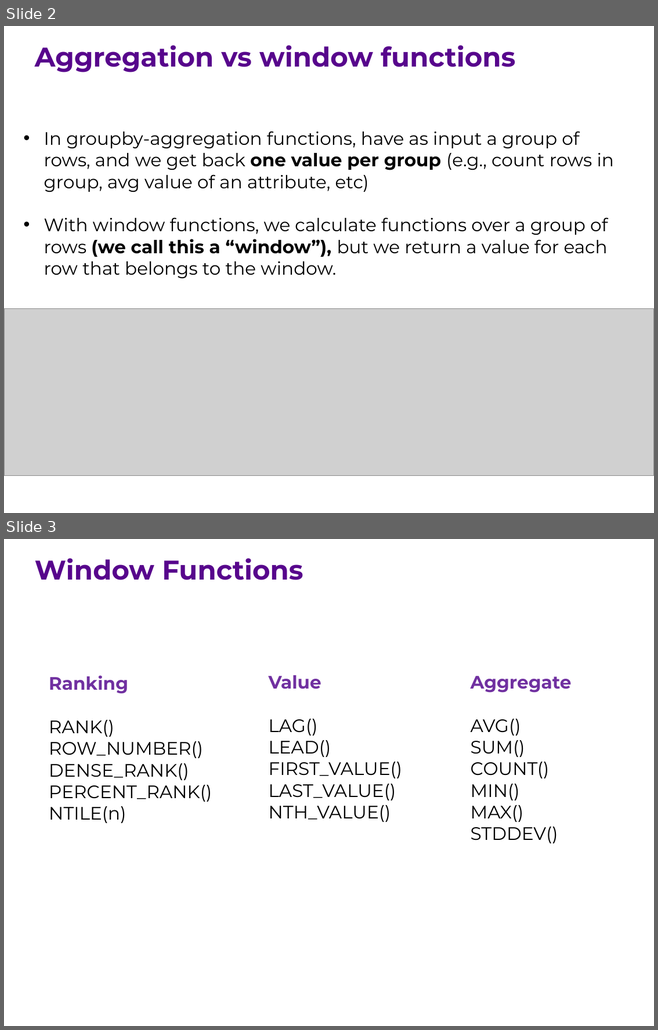
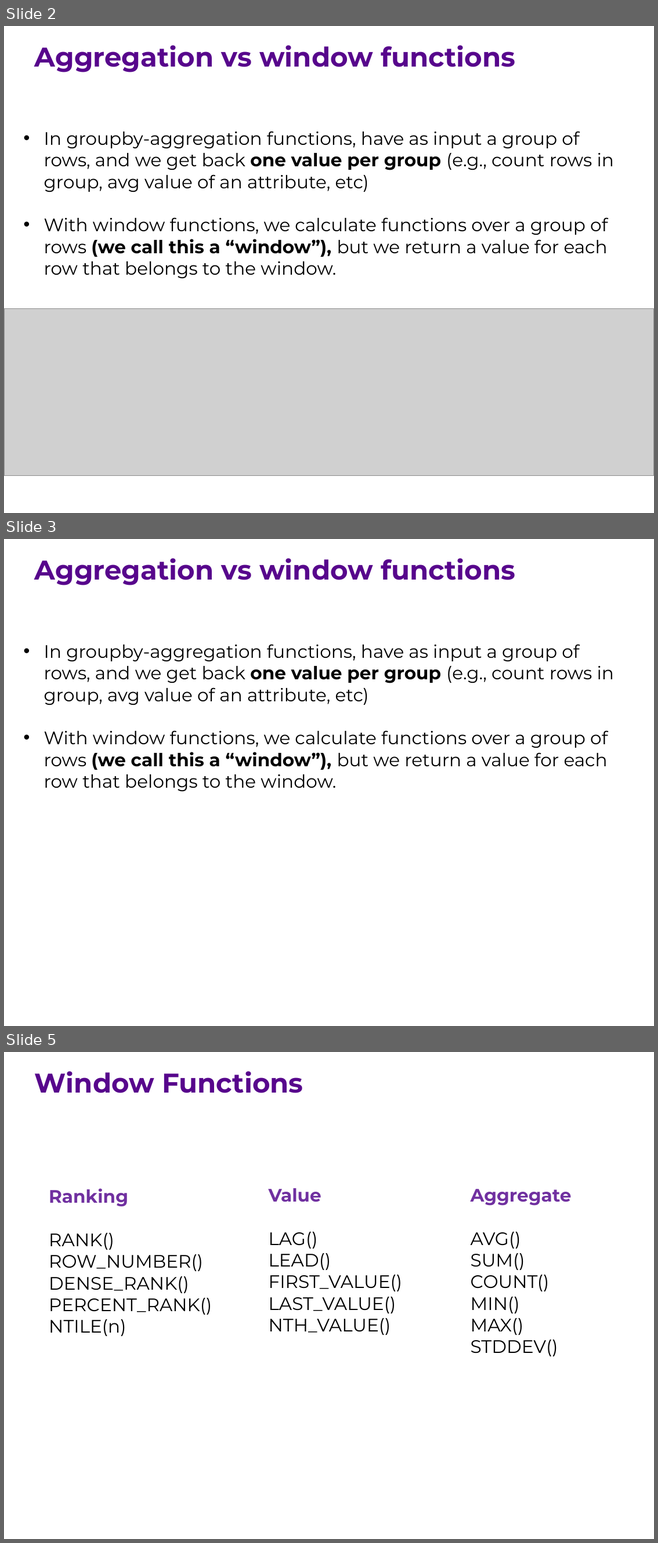
Before and after one commit to ipeirotis/introduction-to-databases, a slide deck: session7/G-Window_queries.pptx. Shown one above the other, each under a label of ours: slides 2 and 3 before the commit, slides 2, 3 and 5 after it; the slides between them are not shown. The pictures are 658x1030 and 658x1543 pixels, drawn with LibreOffice and Linux fonts; fonts in the diff are those of the drawing; grey boxes stand for pictures. Boxes give left, top, right and bottom in pixels: in the first picture for what was removed or moved away, otherwise in the second. Text is boxed around its words. In the diff, an @@ line names an element or a change of style, - is before the commit and + after.

```diff
--- a/session7/G-Window_queries.pptx
+++ b/session7/G-Window_queries.pptx
@@ slide 3 added at [4, 539, 654, 1026], background #FFFFFF @@
@@ text added at [35, 558, 515, 585], 30 pt, text #57068C, bold @@
+Aggregation vs window functions
@@ text added at [44, 644, 614, 792], 20 pt, text #000000 @@
+• In groupby-aggregation functions, have as input a group of rows, and we get back one value per group (e.g., count rows in group, avg value of an attribute, etc)
+• With window functions, we calculate functions over a group of rows (we call this a “window”), but we return a value for each row that belongs to the window.
@@ what was slide 3 is now slide 5 @@
```
Also in this commit, not shown: 4 slides changed, 10 other slides added.
